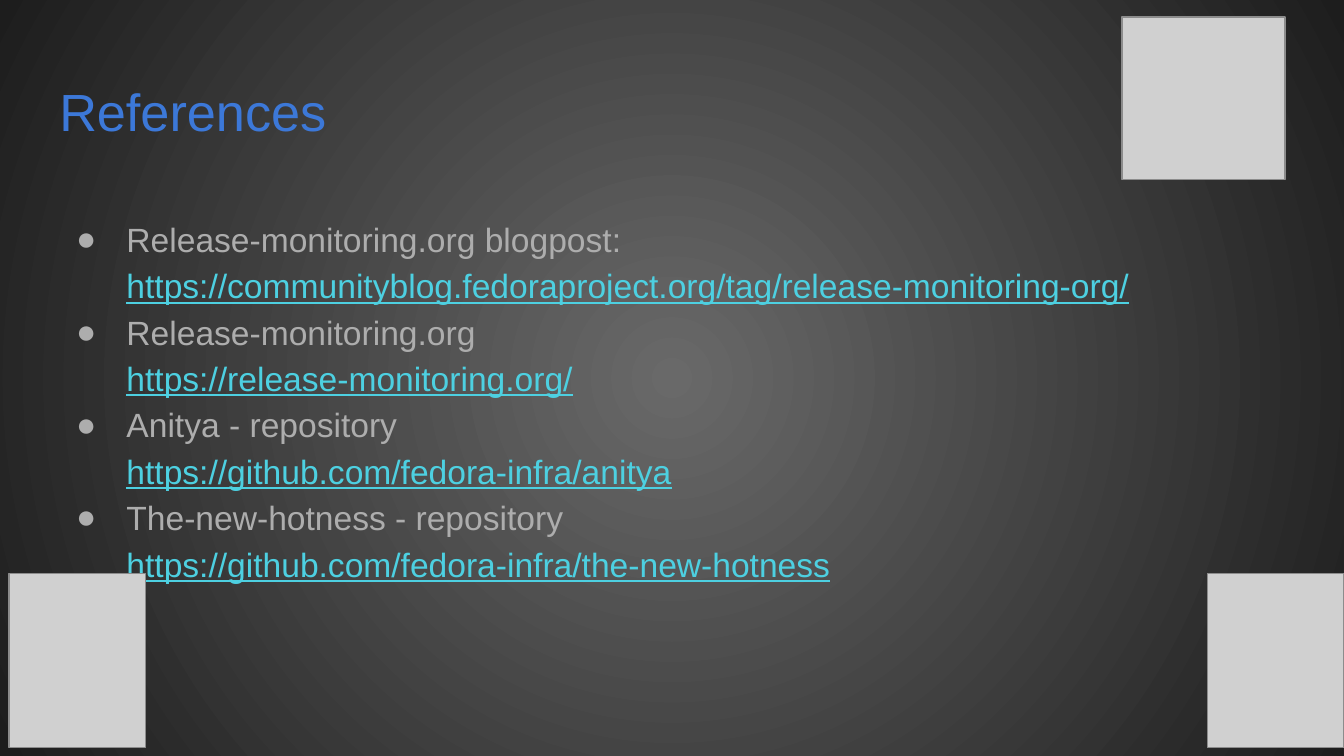
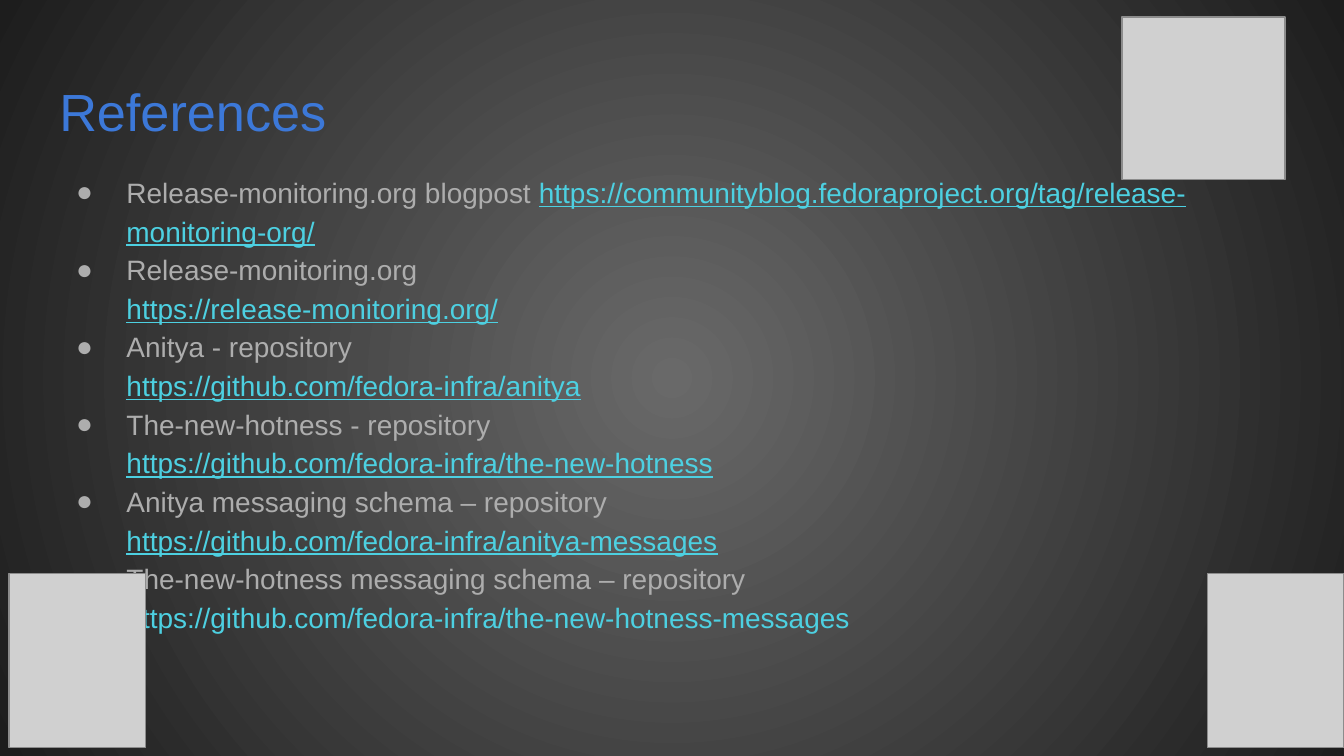
Before and after one commit to Zlopez/fedora_slides, a slide deck: slide 13 of Fedora Nest 2022/What's new in the land of release-monitoring.org/What's new in the land of release-monitoring.org.odp. Drawn at 1344x756 pixels with LibreOffice and Linux fonts; fonts in the diff are those of the drawing; grey boxes stand for pictures. Boxes give left, top, right and bottom in pixels: in the first picture for what was removed or moved away, otherwise in the second. Text is boxed around its words. In the diff, an @@ line names an element or a change of style, - is before the commit and + after.

Commit message:
Finalize the talks for Fedora Nest 2022

```diff
--- a/Fedora Nest 2022/What's new in the land of release-monitoring.org/What's new in the land of release-monitoring.org.odp
+++ b/Fedora Nest 2022/What's new in the land of release-monitoring.org/What's new in the land of release-monitoring.org.odp
@@ text "Release-monitoring.org blogpost https://communityblog.fedora ...": place and size @@
-text "Release-monitoring.org blogpost https://communityblog.fedora ..." at (126,228,1128,583)
+text "Release-monitoring.org blogpost https://communityblog.fedora ..." at (126,182,1186,633)
@@ text at (126,182,1186,247): text changed; size 18 to 15 pt @@
-● Release-monitoring.org blogpost: https://communityblog.fedoraproject.org/tag/release-monitoring-org/
+● Release-monitoring.org blogpost https://communityblog.fedoraproject.org/tag/release-monitoring-org/
@@ text at (126,260,712,478): size 18 to 15 pt in "Release-monitoring.org https://release-monitoring.org/", "Anitya - repository https://github.com/fedora-infra/anitya", "The-new-hotness - repository https://github.com/fedora-infra ..." @@
@@ text at (126,492,849,633): paragraphs added @@
+● Anitya messaging schema – repository
+  https://github.com/fedora-infra/anitya-messages
+● The-new-hotness messaging schema – repository
+  https://github.com/fedora-infra/the-new-hotness-messages
```
Also in this commit, not shown: 2 other slides changed, 2 other files.
